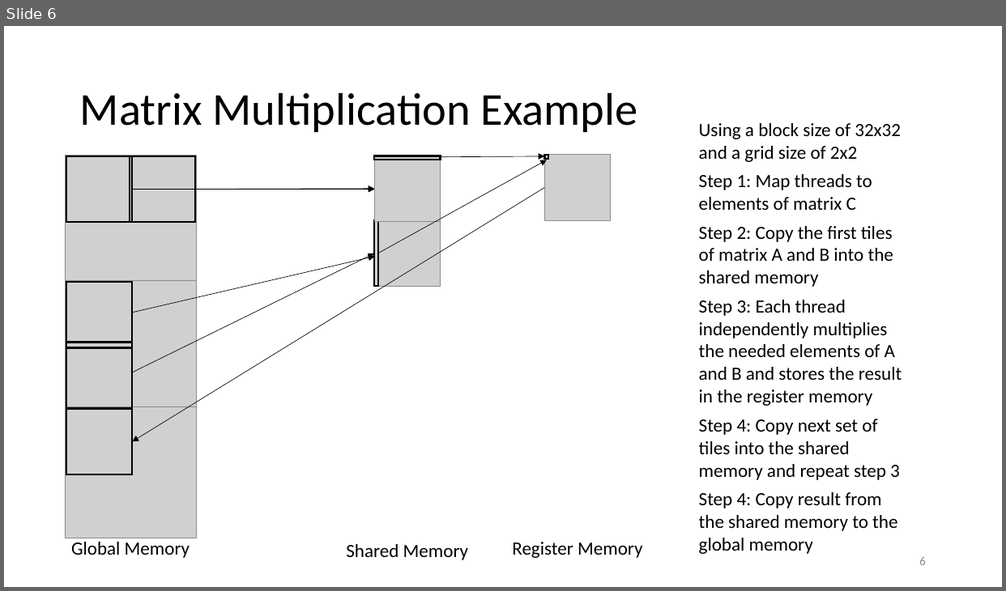
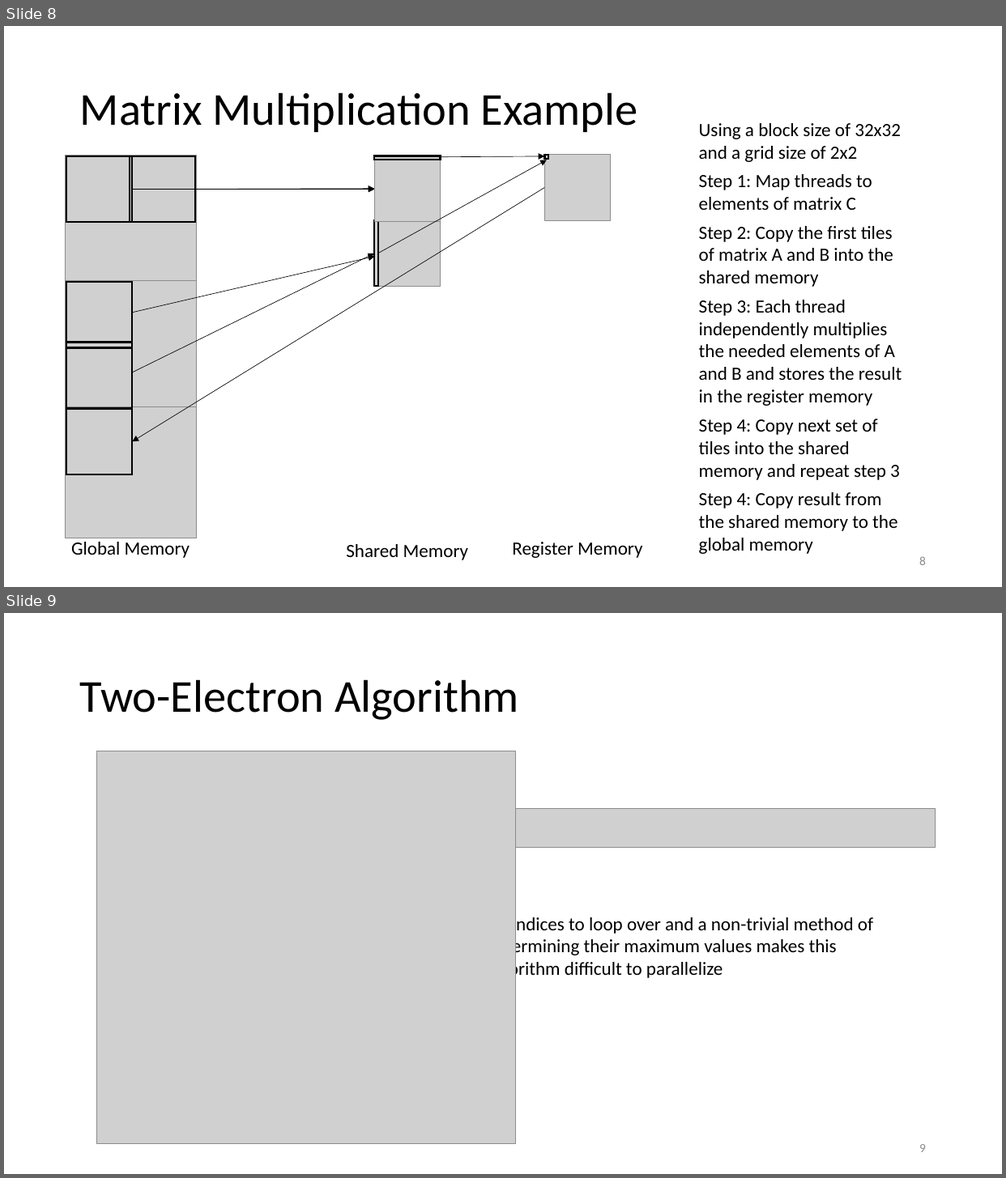
Before and after one commit to d-henness/thesis, a slide deck: defence_pres.pptx. Shown one above the other, each under a label of ours: slide 6 before the commit, slides 8 and 9 after it. The pictures are 1006x591 and 1006x1178 pixels, drawn with LibreOffice and Linux fonts; fonts in the diff are those of the drawing; grey boxes stand for pictures. Boxes give left, top, right and bottom in pixels: in the first picture for what was removed or moved away, otherwise in the second. Text is boxed around its words. In the diff, an @@ line names an element or a change of style, - is before the commit and + after.

```diff
--- a/defence_pres.pptx
+++ b/defence_pres.pptx
@@ slide 9 added at bbox=[4, 613, 1002, 1174], background #FFFFFF @@
@@ title added at bbox=[80, 679, 519, 720], 44 pt, text #000000 @@
+Two-Electron Algorithm
@@ picture added at bbox=[97, 752, 516, 1144] @@
@@ picture added at bbox=[430, 808, 936, 846] @@
@@ text added at bbox=[487, 914, 873, 981], 18 pt, text #000000 @@
+Six indices to loop over and a non-trivial method of
+determining their maximum values makes this algorithm difficult to parallelize
@@ page number added at bbox=[919, 1144, 926, 1152], 12 pt, text #8C8C8C @@
+9
@@ what was slide 6 is now slide 8 @@
@@ page number at bbox=[919, 557, 926, 565]: text changed @@
-6
+8
```
Also in this commit, not shown: 8 other slides added, 1 other file.
